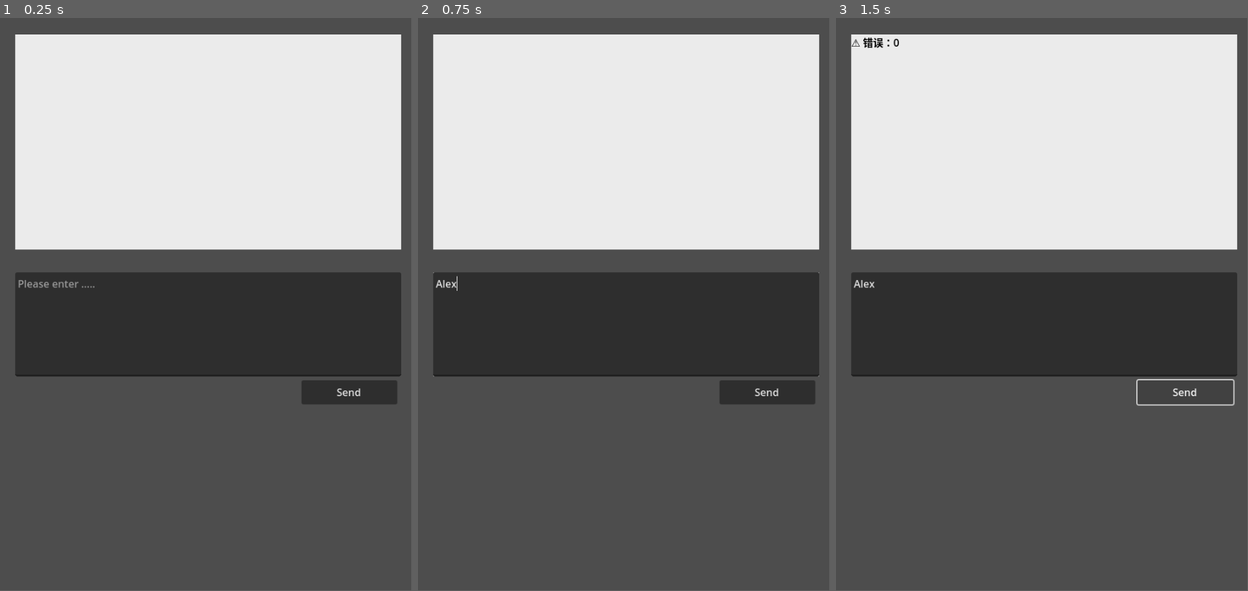
Above: before the commit, frames 1-3 (left to right).
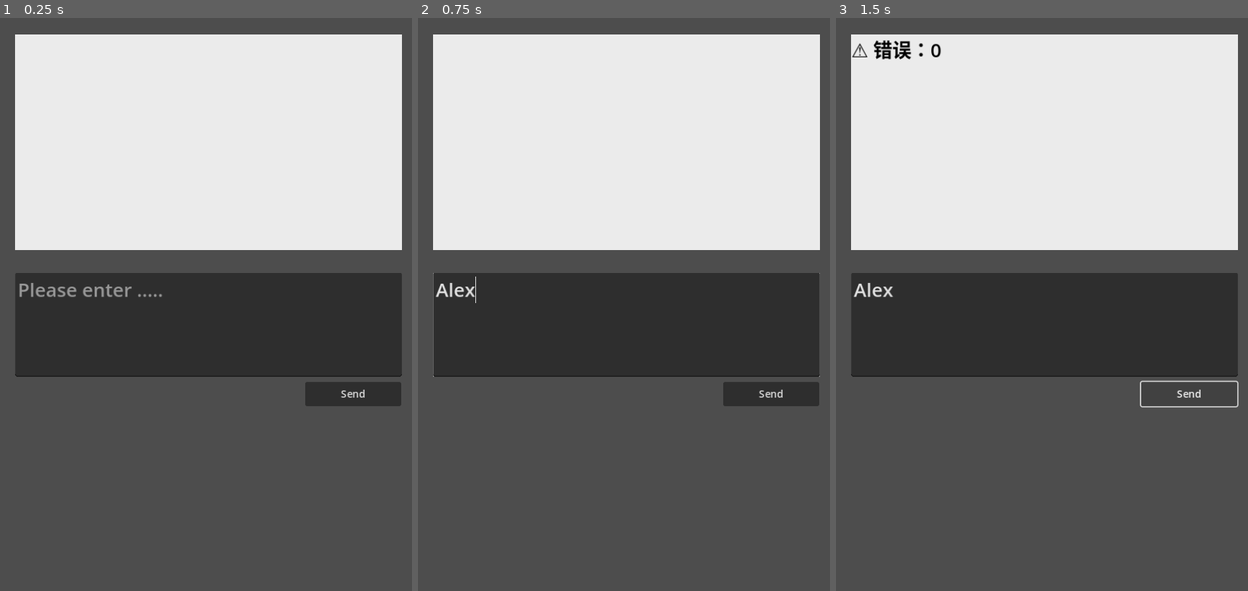
Above: after the commit, the same moments.

Repository: LOJINKAI/fyp-test
Game: Godot game, scene res://scene/ai_chat.tscn
Two runs of this game, one before a commit and one after it. Both use one fixed random seed, a clock stepped at 60 frames per second and the inputs below.
Inputs (mouse positions are in pixels of both pictures, inside the frame that each line leads up to):
- Up to frame 1 (0.25 s): no input
- Up to frame 2 (0.75 s): click (628, 321) at 0.52 s; type "Alex" at 0.6 s
- Up to frame 3 (1.5 s): click "Send" at 1.25 s
In our replay, the window is 574x799 before the commit and 575x800 after it. These sizes can differ from the game's own. Grey fills any space a smaller window leaves; there, only what the larger window draws over its background counts as a difference.

The runs differ from the first frame. In frame 1, 1.0% of the frame differs, in the area x 3-98%, y 2-68%; in frame 2, 0.8%; in frame 3, 1.3%.

Commit message:
改善ui

Diff:
--- a/project.godot
+++ b/project.godot
@@ -19,7 +19,18 @@
 
 window/size/viewport_width=648
 window/size/viewport_height=902
+window/stretch/mode="canvas_items"
+window/stretch/aspect="expand"
 window/handheld/orientation=1
+
+[input]
+
+ui_accept={
+"deadzone": 0.5,
+"events": [Object(InputEventKey,"resource_local_to_scene":false,"resource_name":"","device":0,"window_id":0,"alt_pressed":false,"shift_pressed":false,"ctrl_pressed":false,"meta_pressed":false,"pressed":false,"keycode":4194309,"physical_keycode":0,"key_label":0,"unicode":0,"echo":false,"script":null)
+, Object(InputEventKey,"resource_local_to_scene":false,"resource_name":"","device":0,"window_id":0,"alt_pressed":false,"shift_pressed":false,"ctrl_pressed":false,"meta_pressed":false,"pressed":false,"keycode":4194310,"physical_keycode":0,"key_label":0,"unicode":0,"echo":false,"script":null)
+]
+}
 
 [rendering]
 
--- a/scene/ai_chat.tscn
+++ b/scene/ai_chat.tscn
@@ -15,19 +15,35 @@
 script = ExtResource("1_t8bx0")
 
 [node name="TextEdit" type="TextEdit" parent="."]
-layout_mode = 0
-offset_left = 24.0
-offset_top = 401.0
-offset_right = 632.0
-offset_bottom = 565.0
+layout_mode = 1
+anchors_preset = -1
+anchor_left = 0.037
+anchor_top = 0.445
+anchor_right = 0.975
+anchor_bottom = 0.626
+offset_left = 0.0240002
+offset_top = -0.390015
+offset_right = 0.200012
+offset_bottom = 0.347961
+grow_horizontal = 2
+grow_vertical = 2
+theme_override_font_sizes/font_size = 30
 placeholder_text = "Please enter ....."
+wrap_mode = 1
 
 [node name="Button" type="Button" parent="."]
-layout_mode = 0
-offset_left = 475.335
-offset_top = 571.0
-offset_right = 626.335
-offset_bottom = 609.0
+layout_mode = 1
+anchors_preset = -1
+anchor_left = 0.741
+anchor_top = 0.635
+anchor_right = 0.974
+anchor_bottom = 0.677
+offset_left = -0.16803
+offset_top = 0.22998
+offset_right = -0.152039
+offset_bottom = 0.345947
+grow_horizontal = 2
+grow_vertical = 2
 text = "Send"
 
 [node name="Label" type="Label" parent="."]
@@ -38,10 +54,12 @@
 anchor_right = 0.975
 anchor_bottom = 0.405
 offset_left = 0.0240002
-offset_top = -0.158001
+offset_top = -0.158005
 offset_right = 0.200012
 offset_bottom = -0.310028
 theme_override_colors/font_color = Color(0, 0, 0, 1)
+theme_override_font_sizes/font_size = 30
 theme_override_styles/normal = SubResource("StyleBoxFlat_u07by")
+autowrap_mode = 3
 
 [connection signal="pressed" from="Button" to="." method="_on_button_pressed"]
--- /dev/null
+++ b/scene/main.tscn
@@ -0,0 +1,9 @@
+[gd_scene format=3 uid="uid://ca2qch5ichnm"]
+
+[node name="Control" type="Control"]
+layout_mode = 3
+anchors_preset = 15
+anchor_right = 1.0
+anchor_bottom = 1.0
+grow_horizontal = 2
+grow_vertical = 2
